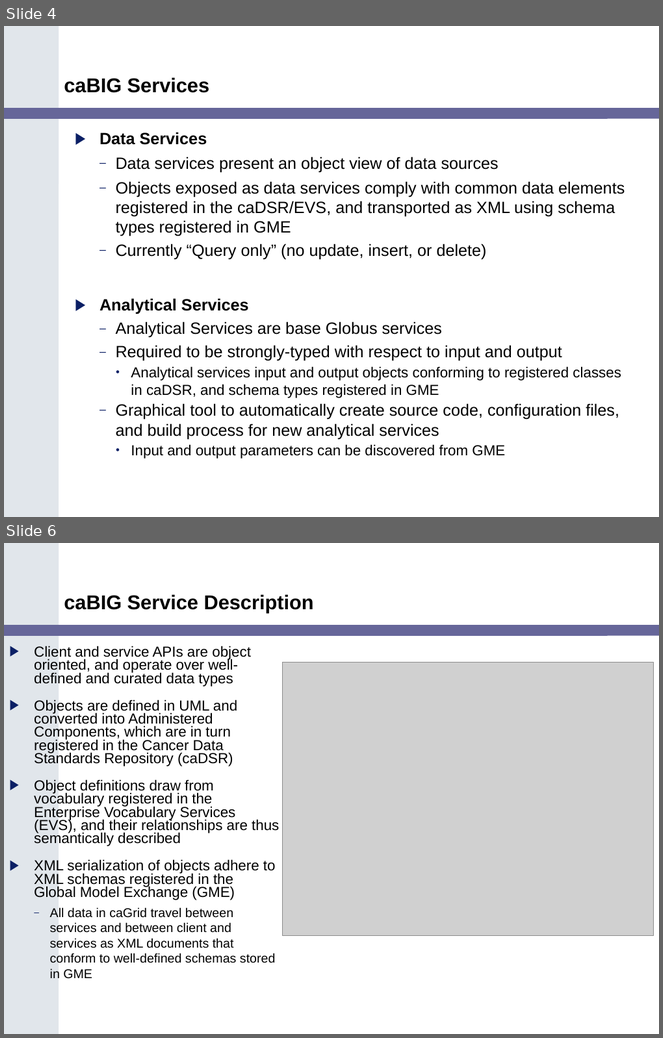
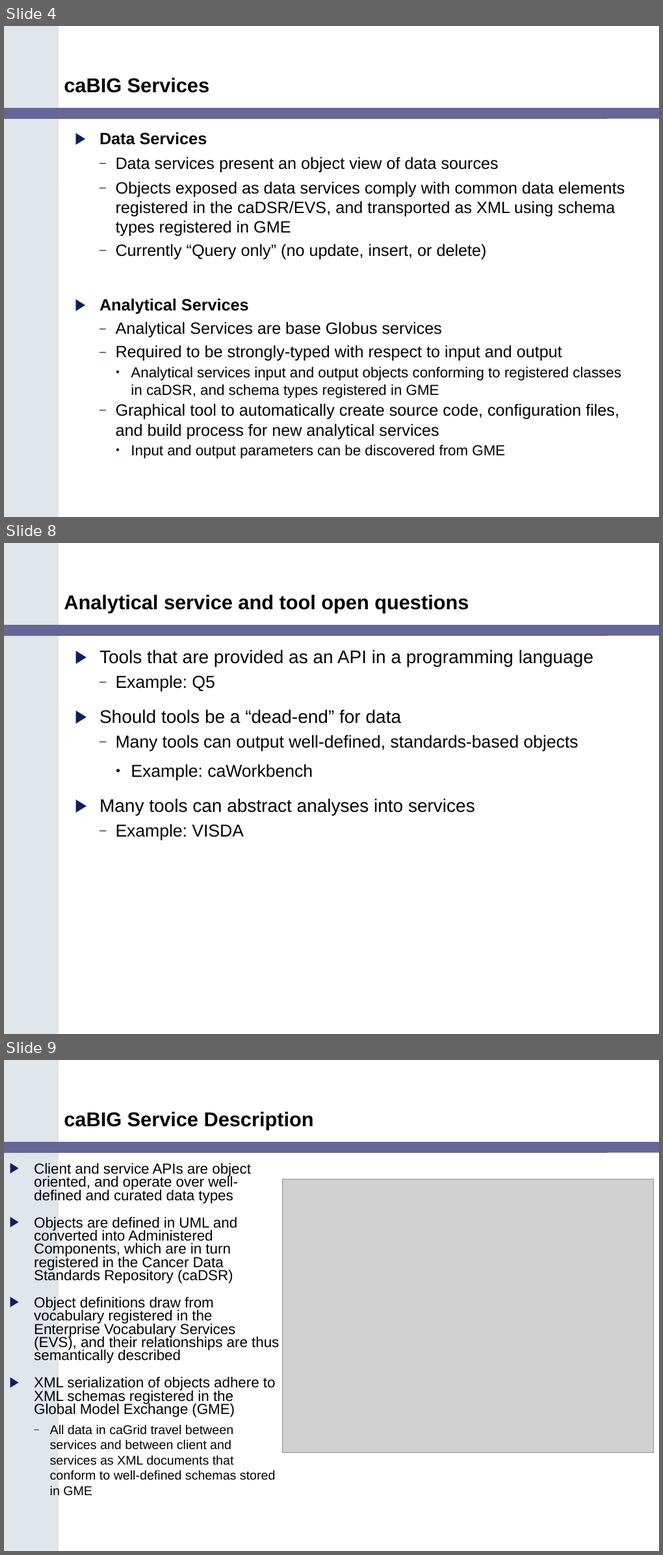
Before and after one commit to NCIP/cagrid-portal, a slide deck: cagrid-1-0/Documentation/presentations/200602_VCDE_ARCH/Service_Guidlines_Arch_VCDE_Feb2.ppt. Shown one above the other, each under a label of ours: slides 4 and 6 before the commit, slides 4, 8 and 9 after it; the slides between them are not shown. The pictures are 663x1038 and 663x1555 pixels, drawn with LibreOffice and Linux fonts; fonts in the diff are those of the drawing; grey boxes stand for pictures; background and template pictures are left out. Boxes give left, top, right and bottom in pixels: in the first picture for what was removed or moved away, otherwise in the second. Text is boxed around its words. In the diff, an @@ line names an element or a change of style, - is before the commit and + after.

```diff
--- a/cagrid-1-0/Documentation/presentations/200602_VCDE_ARCH/Service_Guidlines_Arch_VCDE_Feb2.ppt
+++ b/cagrid-1-0/Documentation/presentations/200602_VCDE_ARCH/Service_Guidlines_Arch_VCDE_Feb2.ppt
@@ slide 8 added at (4, 543, 659, 1034), background #FFFFFF; not listed: 2 template elements that a slide beside it also shows @@
@@ title added at (64, 594, 469, 613), 22 pt, text #000000, bold @@
+Analytical service and tool open questions
@@ text added at (100, 650, 594, 840), 20 pt, text #000000 @@
+▶ Tools that are provided as an API in a programming language
+  – Example: Q5
+▶ Should tools be a “dead-end” for data
+  – Many tools can output well-defined, standards-based objects
+    • Example: caWorkbench
+▶ Many tools can abstract analyses into services
+  – Example: VISDA
@@ what was slide 6 is now slide 9 @@
```
Also in this commit, not shown: 4 slides changed, 17 other slides added, 6 slides removed.
